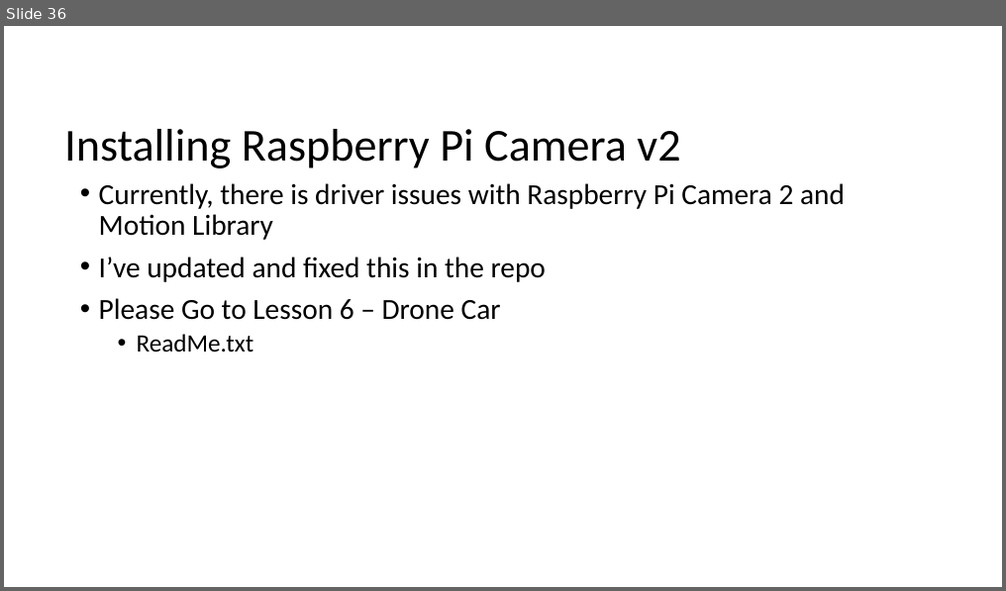
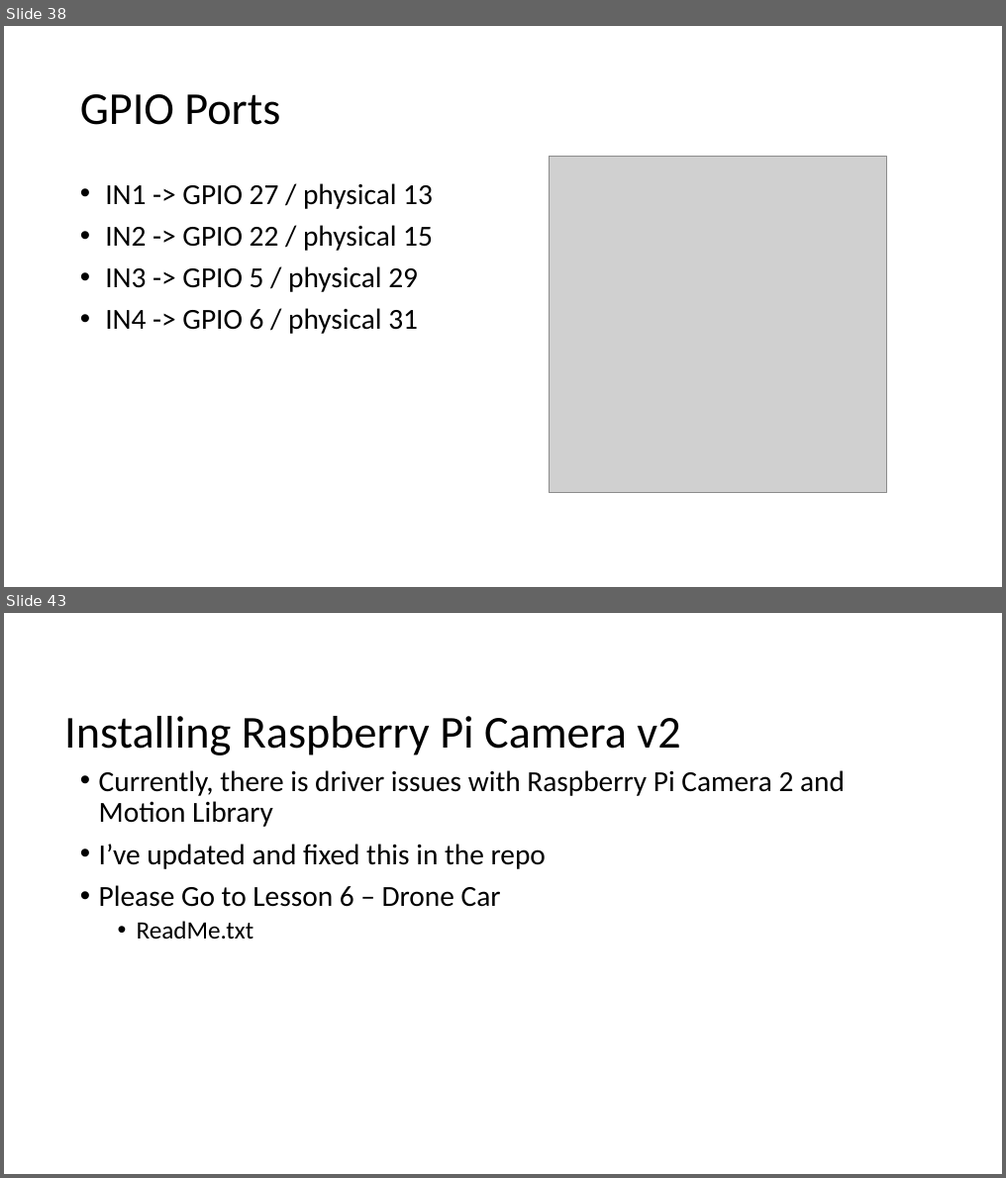
Before and after one commit to mluckenbill/philly-code-camp-2017-1, a slide deck: Philadelphia Code Camp.pptx. Shown one above the other, each under a label of ours: slide 36 before the commit, slides 38 and 43 after it; the slides between them are not shown. The pictures are 1006x591 and 1006x1178 pixels, drawn with LibreOffice and Linux fonts; fonts in the diff are those of the drawing; grey boxes stand for pictures. Boxes give left, top, right and bottom in pixels: in the first picture for what was removed or moved away, otherwise in the second. Text is boxed around its words. In the diff, an @@ line names an element or a change of style, - is before the commit and + after.

```diff
--- a/Philadelphia Code Camp.pptx
+++ b/Philadelphia Code Camp.pptx
@@ slide 38 added at [4, 26, 1002, 587], background #FFFFFF @@
@@ title added at [80, 94, 280, 125], 44 pt, text #000000 @@
+GPIO Ports
@@ picture added at [549, 156, 887, 493] @@
@@ text added at [105, 183, 433, 334], 28 pt, text #000000 @@
+• IN1 -> GPIO 27 / physical 13
+• IN2 -> GPIO 22 / physical 15
+• IN3 -> GPIO 5 / physical 29
+• IN4 -> GPIO 6 / physical 31
@@ what was slide 36 is now slide 43 @@
```
Also in this commit, not shown: 6 other slides added, 2 other files.
